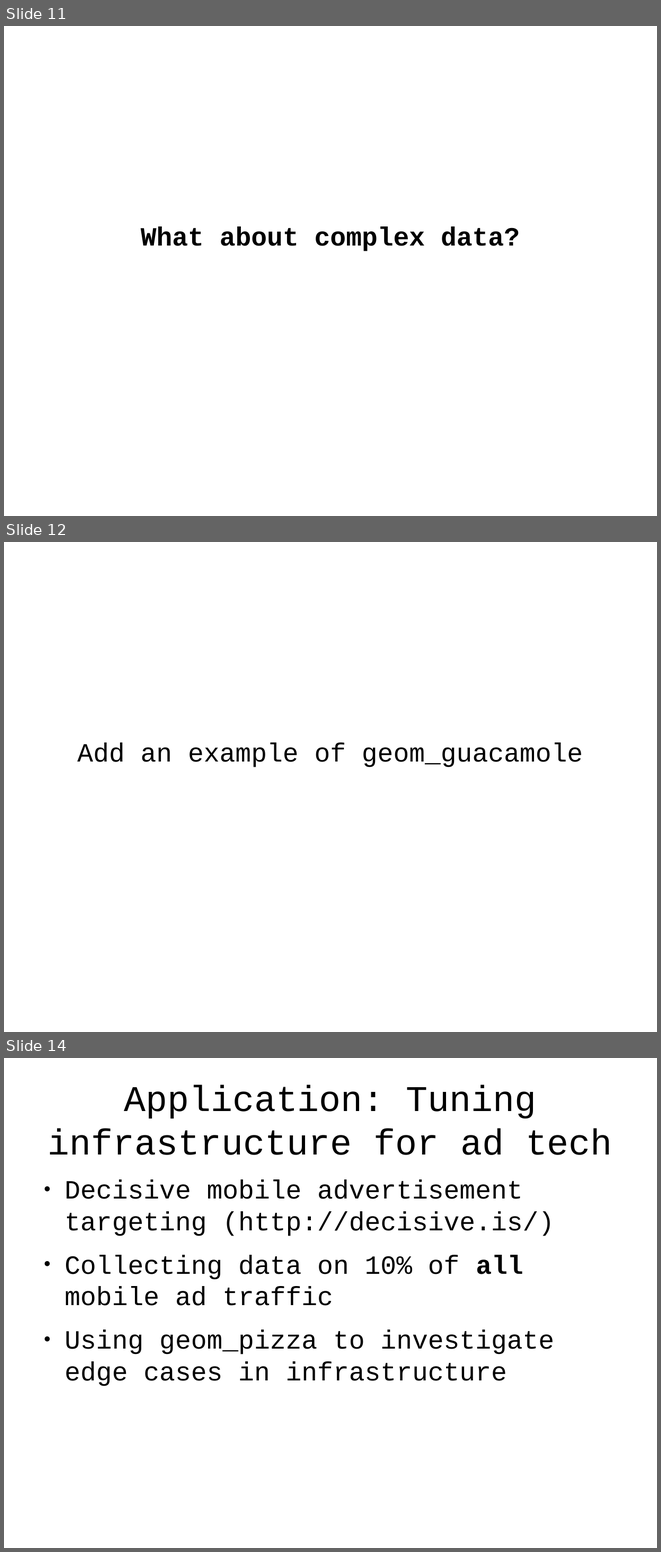
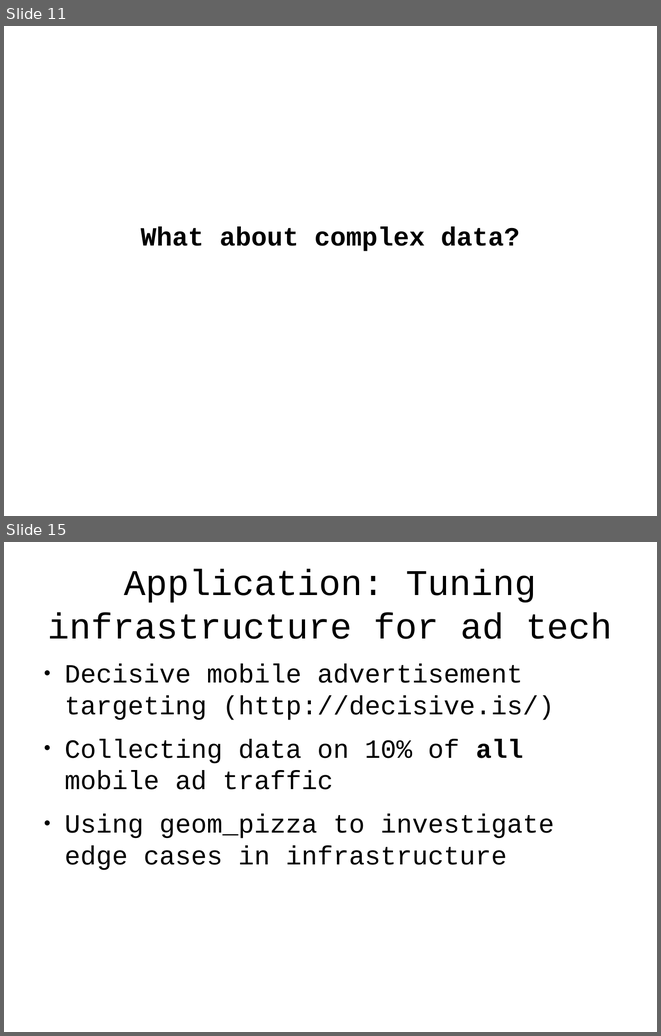
Before and after one commit to tlevine/gastronomification-big-data-talk, a slide deck: big-senses.odp. Shown one above the other, each under a label of ours: slides 11, 12 and 14 before the commit, slides 11 and 15 after it; the slides between them are not shown. The pictures are 661x1552 and 661x1036 pixels, drawn with LibreOffice and Linux fonts; fonts in the diff are those of the drawing; background and template pictures are left out. Boxes give left, top, right and bottom in pixels: in the first picture for what was removed or moved away, otherwise in the second. Text is boxed around its words. In the diff, an @@ line names an element or a change of style, - is before the commit and + after.

```diff
--- a/big-senses.odp
+++ b/big-senses.odp
@@ slide 12 removed at [4, 542, 657, 1032], background #FFFFFF @@
@@ subtitle removed at [77, 742, 583, 767] @@
-Add an example of geom_guacamole
@@ what was slide 14 is now slide 15 @@
```
Also in this commit, not shown: 4 slides changed, 4 slides added, 2 other slides removed.
